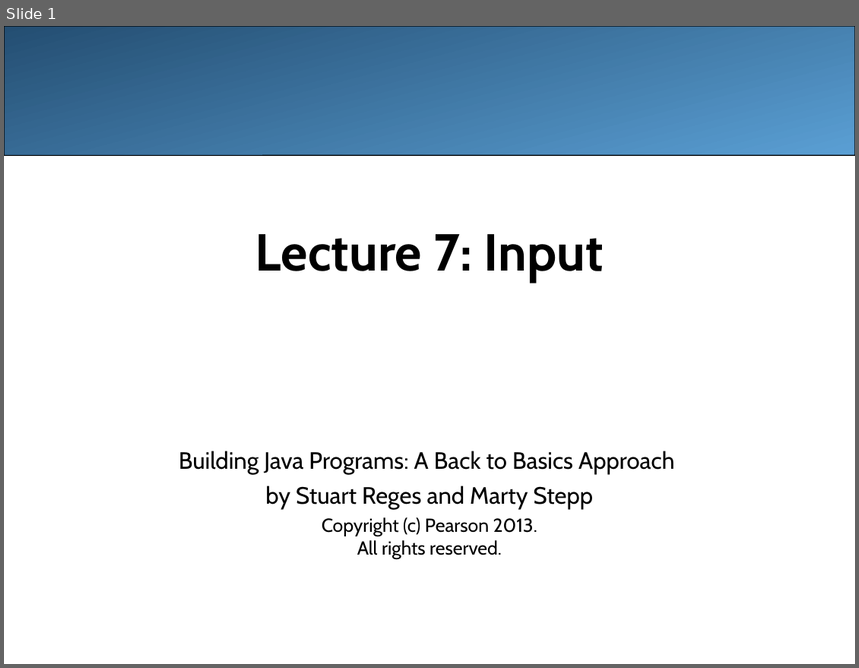
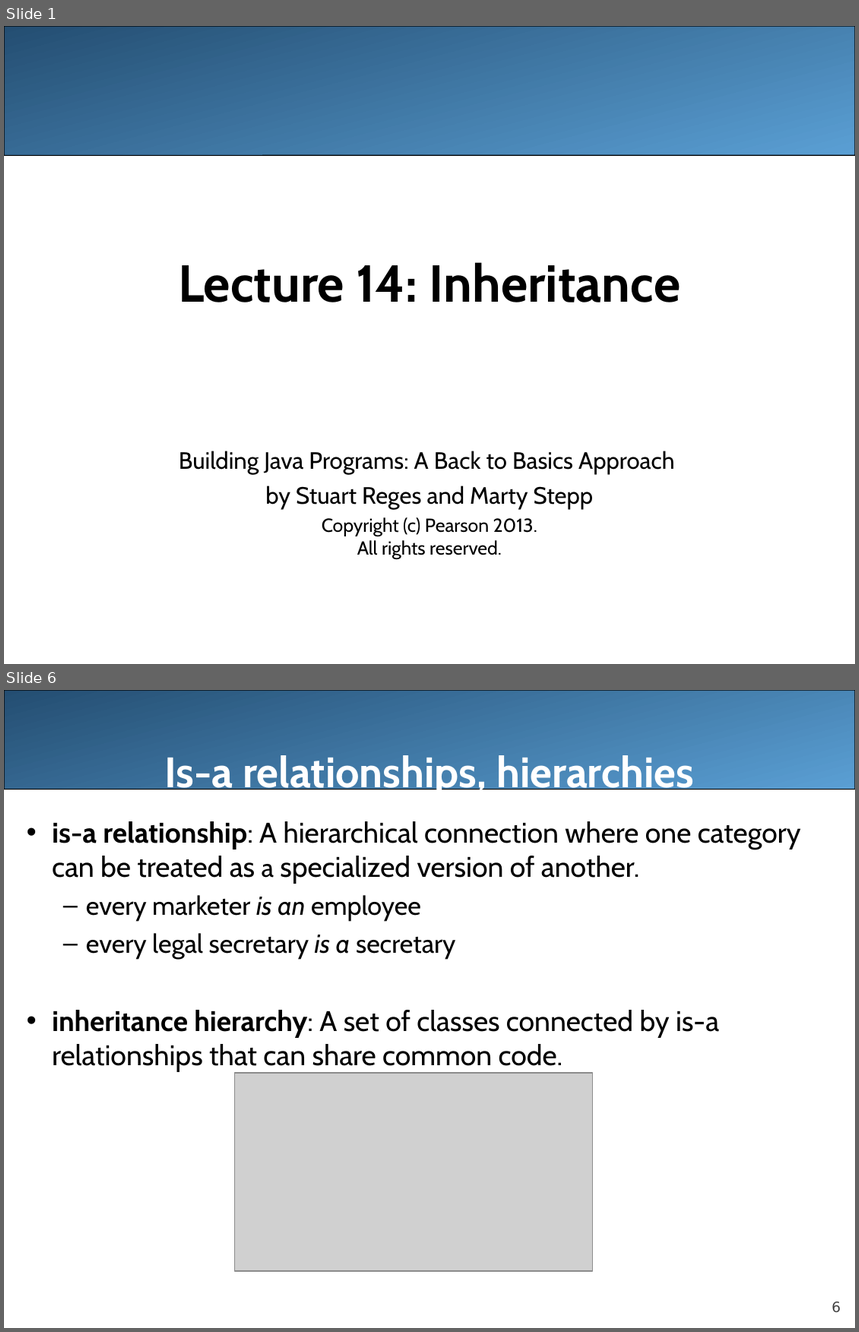
Before and after one commit to LongBaoNguyen/longbaonguyen.github.io, a slide deck: courses/apcsa/lecture14.ppt. Shown one above the other, each under a label of ours: slide 1 before the commit, slides 1 and 6 after it; the slides between them are not shown. The pictures are 859x668 and 859x1332 pixels, drawn with LibreOffice and Linux fonts; fonts in the diff are those of the drawing; grey boxes stand for pictures. Boxes give left, top, right and bottom in pixels: in the first picture for what was removed or moved away, otherwise in the second. Text is boxed around its words. In the diff, an @@ line names an element or a change of style, - is before the commit and + after.

Commit message:
inheritance

```diff
--- a/courses/apcsa/lecture14.ppt
+++ b/courses/apcsa/lecture14.ppt
@@ slide 6 added at box(4, 690, 855, 1328), background #FFFFFF @@
@@ rounded rectangle added at box(4, 690, 855, 790), fill gradient #244E72 to #5A9FD4, outline #000000 0.74 pt @@
@@ title added at box(164, 755, 694, 797), 36 pt, text #FFFFFF, bold @@
+Is-a relationships, hierarchies
@@ text added at box(52, 821, 801, 1072), 24 pt, text #000000 @@
+• is-a relationship: A hierarchical connection where one category can be treated as a specialized version of another.
+  – every marketer is an employee
+  – every legal secretary is a secretary
+• inheritance hierarchy: A set of classes connected by is-a relationships that can share common code.
@@ picture added at box(235, 1073, 592, 1271) @@
@@ page number added at box(832, 1302, 841, 1313), 12 pt, text #424242 @@
+6
@@ slide 1 changed as well @@
@@ title at box(178, 262, 680, 303): text changed @@
-Lecture 7: Input
+Lecture 14: Inheritance
```
Also in this commit, not shown: 1 other slide changed, 20 other slides added, 34 slides removed, 27 other files.
